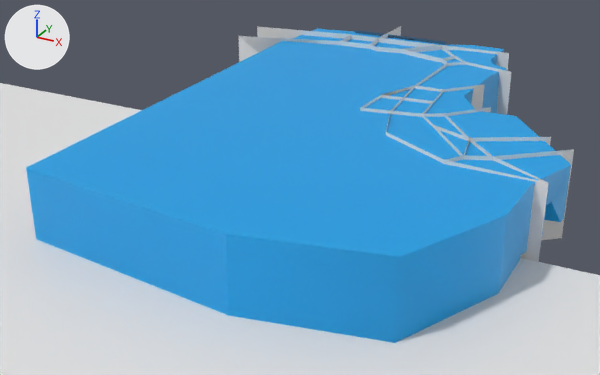
Two versions of the Blender file data/levels/monaco/blender files/monaco_overhaul7 (gonza).blend, one commit apart.
Camera for both pictures: a 50 mm camera at (26076.0, -60871.0, 25226.0) aimed at (-3786.0, -6578.0, -1921.0). Lighting does not change. The marker at upper left points along +X, +Y and +Z. The picture after the commit comes second.

In view in the first picture: 'portals new', 'sky', 'water' and 1 more.
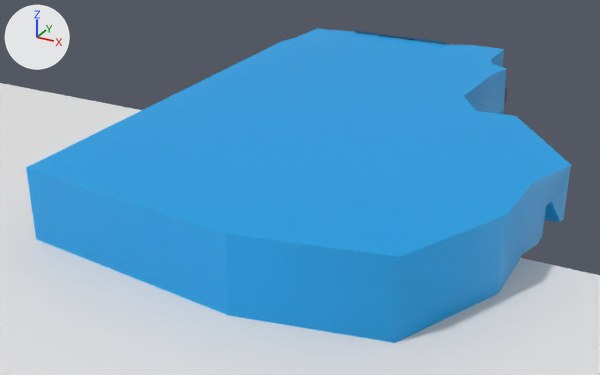
What changed in the scene script:
```text
Change ob_portals_new:
    add ob_portals_new.hide_set(True)
```

Boxes (x1, y1, x2, y2) around the edits, measured in the pictures (600 x 375 px):
'portals new', hidden: before (239, 26, 574, 262)
